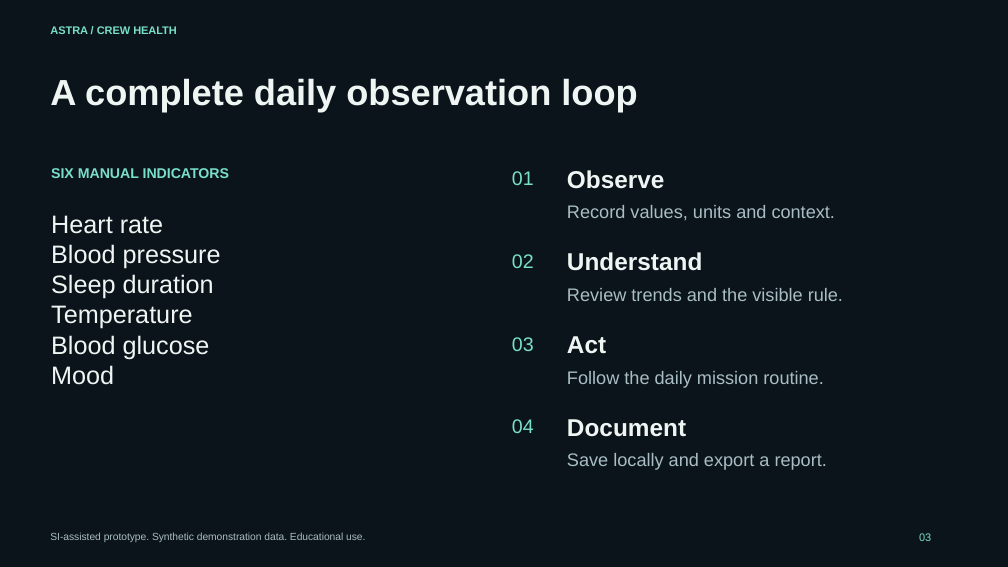
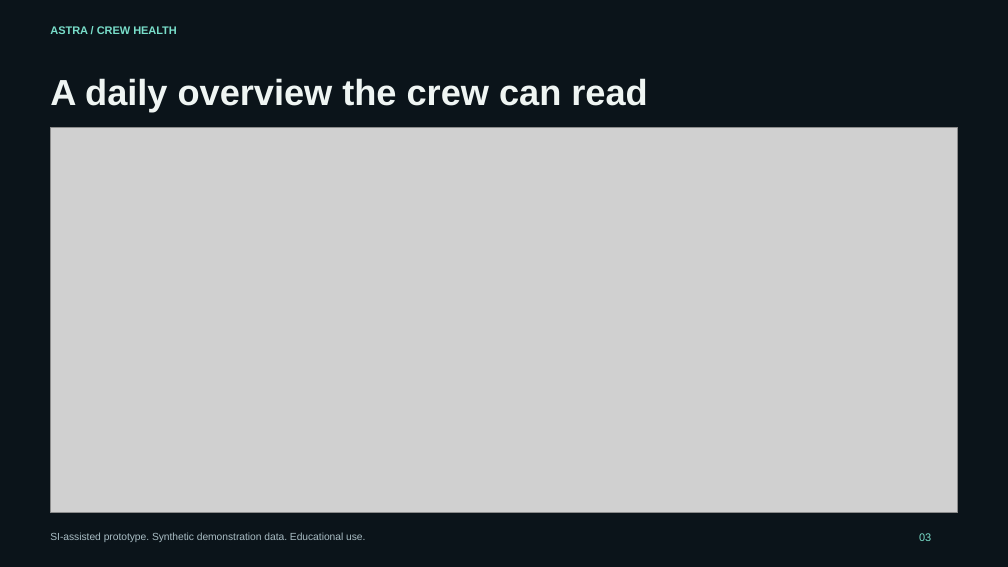
Before and after one commit to YoussoufHard/astra-crew-health, a slide deck: slide 3 of presentation/ASTRA-Presentation.pptx. Drawn at 1008x567 pixels with LibreOffice and Linux fonts; fonts in the diff are those of the drawing; grey boxes stand for pictures. Boxes give left, top, right and bottom in pixels: in the first picture for what was removed or moved away, otherwise in the second. Text is boxed around its words. In the diff, an @@ line names an element or a change of style, - is before the commit and + after.

Commit message:
Polish responsive navigation and add real screenshots to the jury deck

```diff
--- a/presentation/ASTRA-Presentation.pptx
+++ b/presentation/ASTRA-Presentation.pptx
@@ text at (50,78,647,112): text changed @@
-A complete daily observation loop
+A daily overview the crew can read
@@ picture added at (51,128,958,513) @@
@@ text removed at (51,168,229,178) @@
-SIX MANUAL INDICATORS
@@ text removed at (512,171,534,185) @@
-01
@@ text removed at (567,170,665,189) @@
-Observe
@@ text removed at (567,205,835,220) @@
-Record values, units and context.
@@ text removed at (51,215,221,385) @@
-Heart rate
-Blood pressure
-Sleep duration
-Temperature
-Blood glucose
-Mood
@@ text removed at (512,254,534,268) @@
-02
@@ text removed at (567,252,702,271) @@
-Understand
@@ text removed at (567,288,843,301) @@
-Review trends and the visible rule.
@@ text removed at (512,337,534,351) @@
-03
@@ text removed at (567,336,606,354) @@
-Act
@@ text removed at (567,371,823,388) @@
-Follow the daily mission routine.
@@ text removed at (512,419,534,433) @@
-04
@@ text removed at (567,419,686,437) @@
-Document
@@ text removed at (567,453,827,470) @@
-Save locally and export a report.
```
Also in this commit, not shown: 1 other slide changed, 1 slide added, 1 slide removed, 8 other files.
